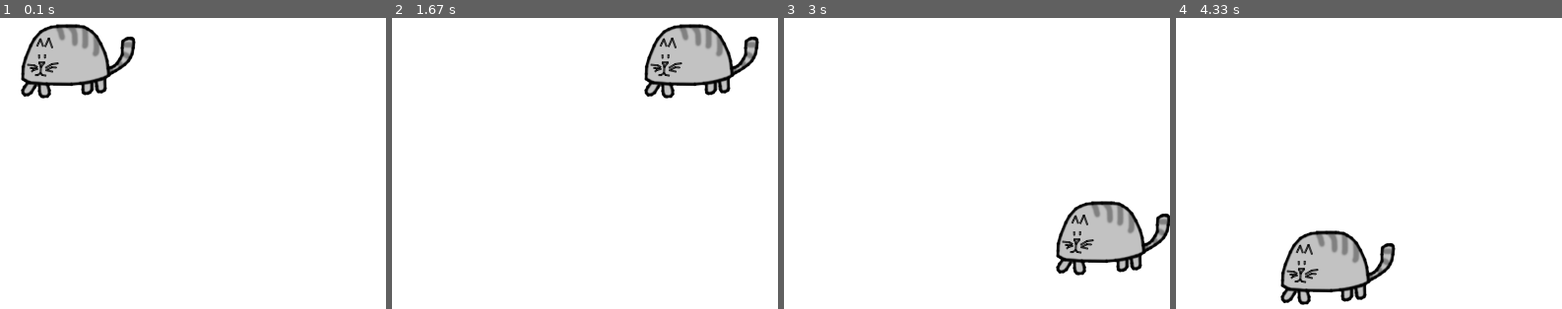
Above: before the commit, frames 1-4 (left to right).
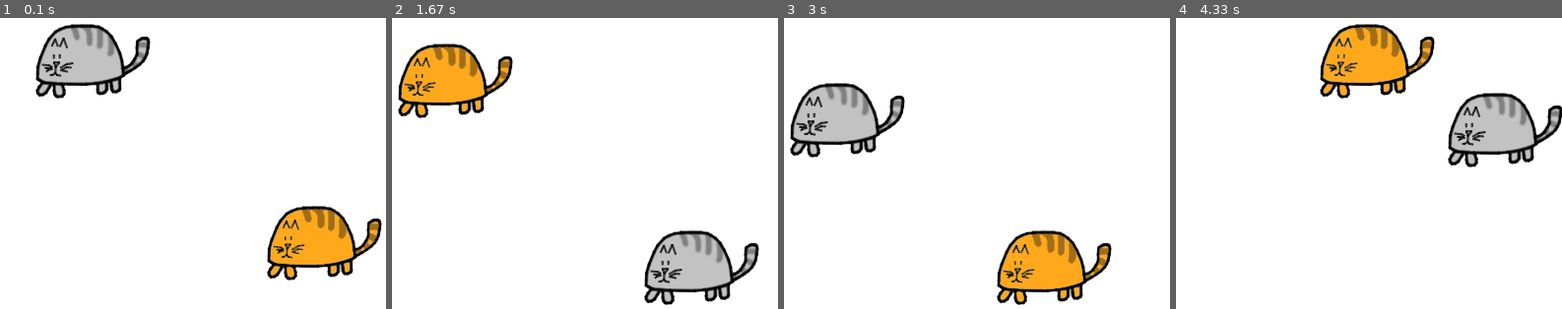
Above: after the commit, the same moments.

Repository: dawiffi/sgd_2025
Game: pygame game, started from catanimation.py
Same seed, same stepped clock (60 frames per second), same inputs: the game is played once before the commit and once after it.
Inputs:
- Up to frame 1 (0.1 s): no input
- Up to frame 2 (1.67 s): no input
- Up to frame 3 (3 s): no input
- Up to frame 4 (4.33 s): no input

The runs differ from the first frame. In frame 1, 9.4% of the frame differs, in the area x 5-99%, y 2-91%; in frame 2, 15%, in the area x 1-96%, y 2-99%; in frame 3, 14%; in frame 4, 15%.

Commit message:
catanimation.py done

Diff:
--- a/catanimation.py
+++ b/catanimation.py
@@ -3,7 +3,7 @@
 
 pygame.init()
 
-FPS = 30 # frames per second setting
+FPS = 60 # frames per second setting
 fpsClock = pygame.time.Clock()
 
 # set up the window
@@ -12,9 +12,13 @@
 
 WHITE = (255, 255, 255)
 catImg = pygame.image.load('cat.png')
+catImg2 = pygame.image.load('cat2.png')
 catx = 10
 caty = 10
+catx2 = 275
+caty2 = 225
 direction = 'right'
+direction2 = 'up'
 
 while True: # the main game loop
     DISPLAYSURF.fill(WHITE)
@@ -38,6 +42,25 @@
 
     DISPLAYSURF.blit(catImg, (catx, caty))
 
+    if direction2 == 'up':
+        caty2 -= 5
+        if caty2 == 10:
+            direction2 = 'left'
+    elif direction2 == 'left':
+        catx2 -= 5
+        if catx2 == 10:
+            direction2 = 'down'
+    elif direction2 == 'down':
+        caty2 += 5
+        if caty2 == 220:
+            direction2 = 'right'
+    elif direction2 == 'right':
+        catx2 += 5
+        if catx2 == 280:
+            direction2 = 'up'
+
+    DISPLAYSURF.blit(catImg2, (catx2, caty2))
+
     for event in pygame.event.get():
         if event.type == QUIT:
             pygame.quit()
Binary file added: cat2.png
